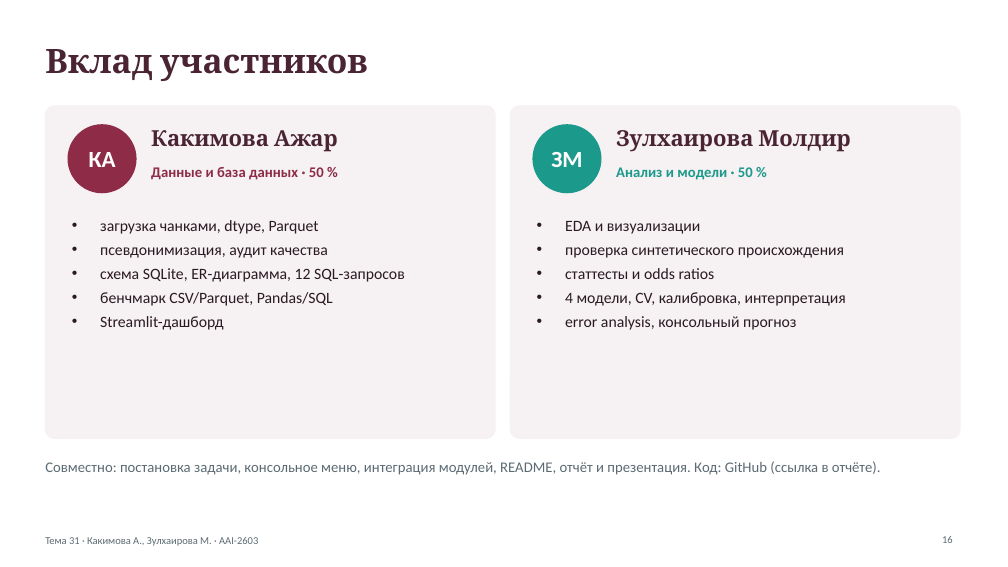
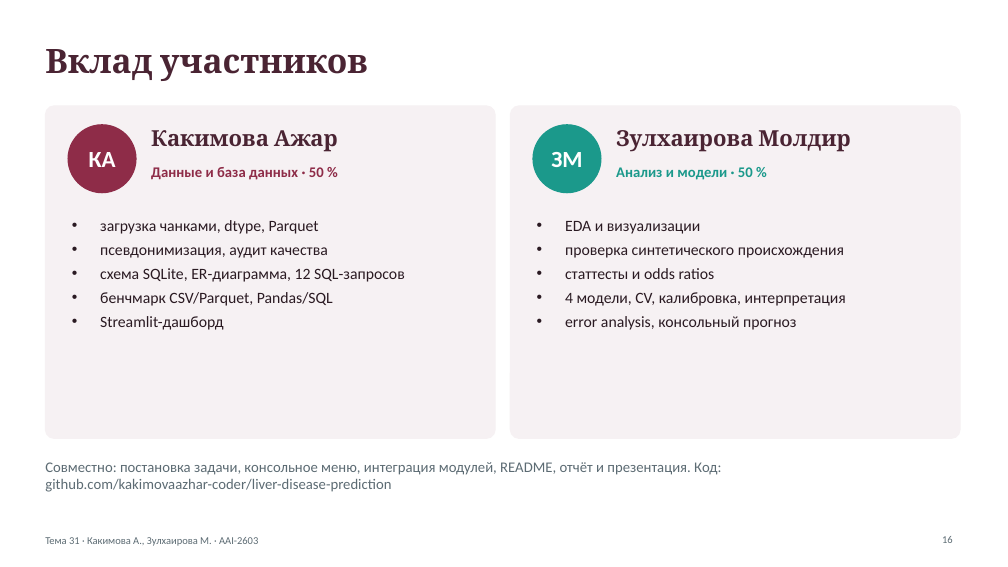
Before and after one commit to kakimovaazhar-coder/liver-disease-prediction, a slide deck: slide 16 of presentation/Presentation_Liver_Disease_Kakimova_Zulkhairova.pptx. Drawn at 1008x567 pixels with LibreOffice and Linux fonts; fonts in the diff are those of the drawing. Boxes give left, top, right and bottom in pixels: in the first picture for what was removed or moved away, otherwise in the second. Text is boxed around its words. In the diff, an @@ line names an element or a change of style, - is before the commit and + after.

Commit message:
Add GitHub repository link to README, report and presentation

```diff
--- a/presentation/Presentation_Liver_Disease_Kakimova_Zulkhairova.pptx
+++ b/presentation/Presentation_Liver_Disease_Kakimova_Zulkhairova.pptx
@@ text at <box>45,462,721,492</box>: text changed @@
-Совместно: постановка задачи, консольное меню, интеграция модулей, README, отчёт и презентация. Код: GitHub (ссылка в отчёте).
+Совместно: постановка задачи, консольное меню, интеграция модулей, README, отчёт и презентация. Код: github.com/kakimovaazhar-coder/liver-disease-prediction
```
Also in this commit, not shown: 4 other files.
